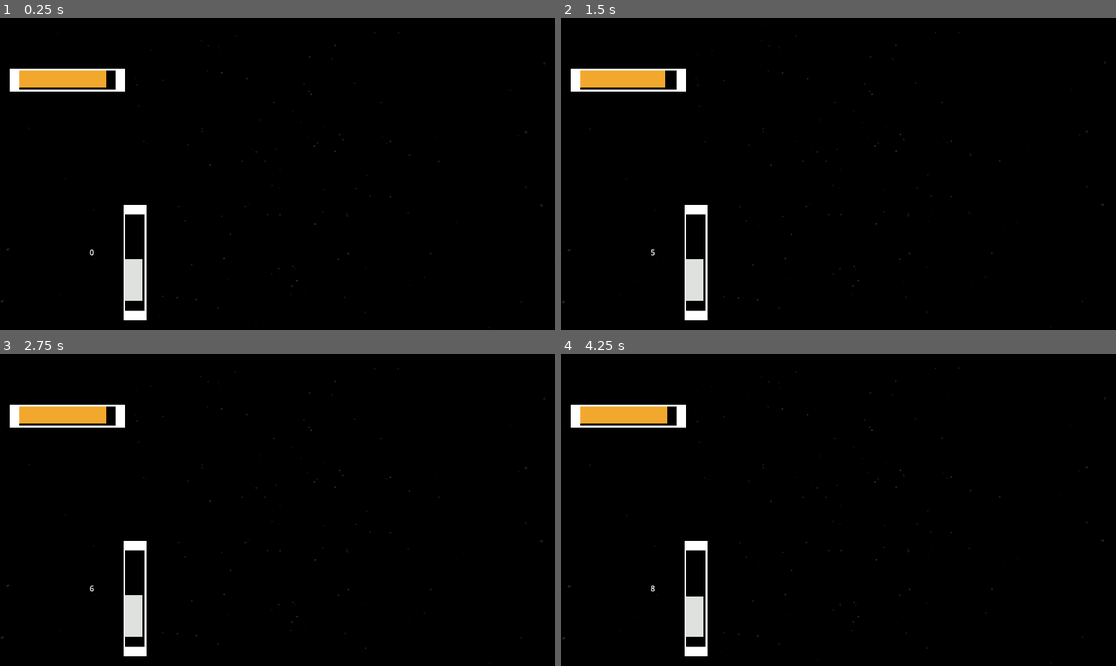
Above: before the commit, frames 1-4 (two rows, left to right).
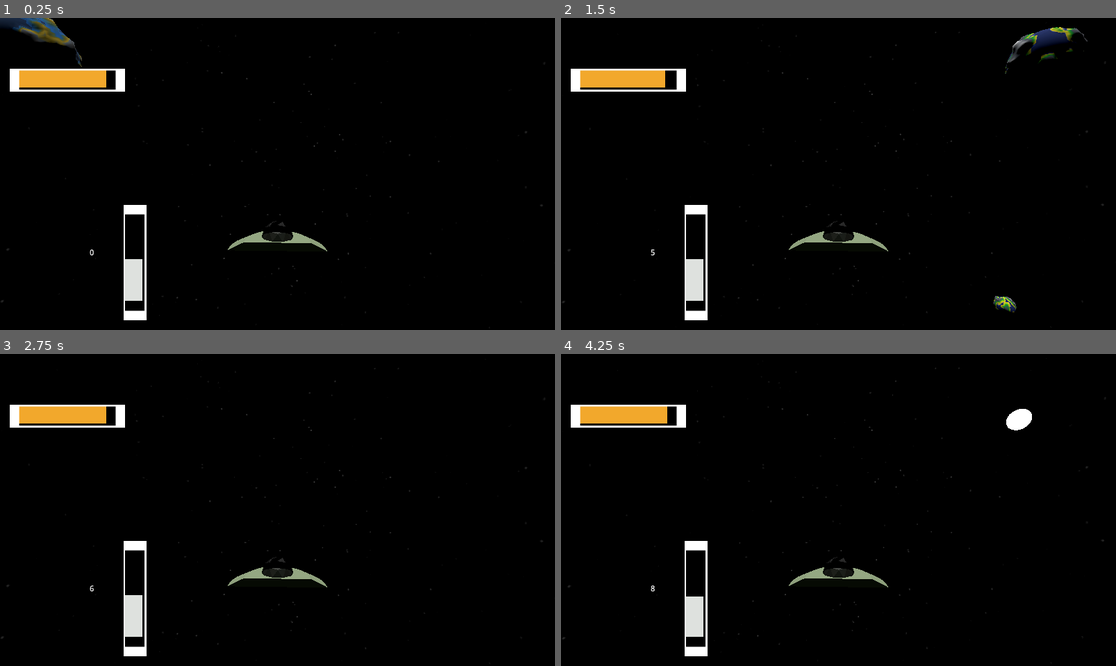
Above: after the commit, the same moments.

Repository: Markall201/LowBudgetSpaceSimGodot
Game: Godot game, scene res://star_system_test.tscn
The game is run twice, just before and just after one commit, with the same random seed, the same clock (stepped at 60 frames per second) and the same inputs. This scene is started directly instead of the project's main scene.
Inputs (mouse positions are in pixels of both pictures, inside the frame that each line leads up to):
- Up to frame 1 (0.25 s): no input
- Up to frame 2 (1.5 s): tap Enter at 0.5 s; move the mouse to (866, 174) at 0.52 s; hold E (Strafe Right) 0.53-1.28 s; tap J (Hyperspace Jump, bound only after the commit) at 0.6, 0.77, 1.07 s; move the mouse to (810, 174) at 1.27 s; hold Q (Strafe Left) from 1.28 s (still down); tap Shift (Boost) at 1.35 s
- Up to frame 3 (2.75 s): tap J (Hyperspace Jump, bound only after the commit) at 1.52, 1.55, 1.82, 2.3 s; move the mouse to (288, 503) at 2.02 s; release Q (Strafe Left) at 2.03 s; hold E (Strafe Right) from 2.03 s (still down); hold Right mouse button (Camera Mouse Toggle) from 2.03 s (still down)
- Up to frame 4 (4.25 s): tap Space (Mouse Lock Toggle) at 2.75 s; move the mouse to (832, 516) at 2.77 s; release Right mouse button (Camera Mouse Toggle) at 2.78 s; tap S (Camera Move Back) at 2.85 s; tap J (Hyperspace Jump, bound only after the commit) at 3.02, 3.05, 3.32, 3.77, 3.8, 4.07 s; move the mouse to (1005, 556) at 3.52 s; release E (Strafe Right) at 3.53 s; hold Q (Strafe Left) from 3.53 s (still down); hold F (Camera Move Down) from 3.53 s (still down); click (1005, 556) at 3.67 s

The runs differ from the first frame. In frame 1, 1.0% of the frame differs, in the area x 0-59%, y 0-75%; in frame 2, 1.1%, in the area x 41-95%, y 2-95%; in frame 3, 0.4%; in frame 4, 0.6%.

Commit message:
Rudimentary jumping between systems using SystemLoader script

Diff:
--- a/Scripts/Player/PlayerShip.gd
+++ b/Scripts/Player/PlayerShip.gd
@@ -32,6 +32,10 @@
 #@export var mouse_curve: Curve
 @export var mouse_sensitivity_x: float = 0.005
 @export var mouse_sensitivity_y: float = 0.005
+
+@export var is_controllable: bool = true
+
+@export var can_jump: bool = true
 
 # multipliers to scale (down) acceleration and torque rotation
 # set to 1 for no effect
@@ -95,7 +99,7 @@
 	yaw1D = 0.0
 
 	# added condition for mouse control toggle
-	if event is InputEventMouseMotion && mouse_control_toggle:
+	if event is InputEventMouseMotion && mouse_control_toggle && is_controllable:
 
 		var viewport_transform: Transform2D = get_tree().root.get_final_transform()
 		# get relative mouse input
@@ -113,7 +117,7 @@
 		#print("mouse_input:" + str(mouse_input) + "\nX: " + str(roll1D) + "\nY: " + str(pitch1D))
 
 	# controller support too
-	elif (event != null):
+	elif (event != null && is_controllable):
 		if (Input.is_action_pressed("Pitch Up")):
 			pitch1D = -Input.get_action_strength("Pitch Up")
 
--- a/Scripts/Procedural Planet Generation/Planet.gd
+++ b/Scripts/Procedural Planet Generation/Planet.gd
@@ -69,7 +69,6 @@
 			# particularly concerned with TerrainFaces
 			var face := child as TerrainFace
 			if face is TerrainFace:
-
 				face.construct_mesh(planet_data)
 				#face.update_textures(planet_data)
 
--- a/Scripts/Procedural Planet Generation/TerrainFace.gd
+++ b/Scripts/Procedural Planet Generation/TerrainFace.gd
@@ -129,7 +129,7 @@
 	if (planet_data.planet_material != null):
 		# update the surface materials - make sure this propagates to the meshes
 		var surface_index:int = _mesh.get_surface_count() -1
-		print("updating material!")
+		#print("updating material!")
 		# ensure materials and shaders are unique - they'll actually be copies of the referenced material
 		#var surface_material: ShaderMaterial = planet_data.planet_material.duplicate()
 		#var surface_shader: Shader = planet_data.planet_material.get_shader().duplicate()
--- a/Scripts/StarSystem.gd
+++ b/Scripts/StarSystem.gd
@@ -1,6 +1,7 @@
 @tool
 extends Node3D
 class_name StarSystem
+
 
 
 @export var seed: int = 0:
@@ -19,12 +20,12 @@
 		number_of_planets = val
 		emit_signal("data_changed")
 
-@export var planet_min_size: int = 50:
+@export var planet_min_size: int = 100:
 	set(val):
 			planet_min_size = val
 			emit_signal("data_changed")
 
-@export var planet_max_size: int = 75:
+@export var planet_max_size: int = 150:
 	set(val):
 			planet_max_size = val
 			emit_signal("data_changed")
@@ -42,9 +43,12 @@
 
 var skybox
 
-# prefabs to load in and modify
+# prefabs to load in, instantiate and modify
 var prefab_star = preload("res://star.tscn")
 var prefab_planet = preload("res://planet.tscn")
+
+# constant reference to prefab of this, for constructor
+const system_prefab: PackedScene = preload("res://star_system.tscn")
 
 var planet_shader = load("res://Assets/Shaders/planet_shader.gdshader")
 
@@ -142,6 +146,18 @@
 func _ready():
 	generate_system()
 
+#
+static func new_system(new_seed):
+
+
+	var new_system = system_prefab.instantiate()
+	new_system.seed = new_seed
+	new_system.rng.seed = new_seed
+	new_system.number_of_stars = new_system.rng.randi_range(1,5)
+	new_system.number_of_planets = new_system.rng.randi_range(0,11)
+
+	return new_system
+
 
 # Called every frame. 'delta' is the elapsed time since the previous frame.
 func _process(delta):
--- /dev/null
+++ b/Scripts/SystemLoader.gd
@@ -0,0 +1,42 @@
+extends Node3D
+
+
+
+var current_system_seed: int
+# object reference to current system
+var current_system_data
+
+# function to handle moving to a new system of which the seed is known
+func change_system(new_seed: int):
+	current_system_seed = new_seed
+	clear_current_system()
+	build_new_system(new_seed)
+
+# a function to remove Planet and Star nodes when rebuilding system
+func clear_current_system():
+	for child in get_children():
+			# particularly concerned with StarSystem
+			if (child is StarSystem):
+				# remove from scene
+				child.queue_free()
+
+# a function to call the constructor for the new system
+# using the new seed
+# and add the instance to the scene tree
+func build_new_system(new_seed):
+# 	instantiate a new StarSystem using constructor
+	var new_system = StarSystem.new_system(new_seed)
+	add_child(new_system)
+	current_system_data = new_system
+
+# for now jump increments seed
+func _input(event):
+	if (Input.is_action_just_pressed("Hyperspace Jump")):
+		funny_jump()
+
+func funny_jump():
+	current_system_seed = current_system_seed + 1
+	change_system(current_system_seed)
+	print("Currently in system:" + str(current_system_seed))
+	print("Number of planets:" + str(current_system_data.number_of_planets))
+	print("Number of stars:" + str(current_system_data.number_of_stars))
--- a/project.godot
+++ b/project.godot
@@ -142,6 +142,12 @@
 "events": [Object(InputEventJoypadMotion,"resource_local_to_scene":false,"resource_name":"","device":-1,"axis":2,"axis_value":1.0,"script":null)
 ]
 }
+"Hyperspace Jump"={
+"deadzone": 0.2,
+"events": [Object(InputEventKey,"resource_local_to_scene":false,"resource_name":"","device":-1,"window_id":0,"alt_pressed":false,"shift_pressed":false,"ctrl_pressed":false,"meta_pressed":false,"pressed":false,"keycode":0,"physical_keycode":74,"key_label":0,"unicode":106,"location":0,"echo":false,"script":null)
+, Object(InputEventJoypadButton,"resource_local_to_scene":false,"resource_name":"","device":-1,"button_index":3,"pressure":0.0,"pressed":true,"script":null)
+]
+}
 
 [physics]
 
--- a/star_system_test.tscn
+++ b/star_system_test.tscn
@@ -1,5 +1,6 @@
-[gd_scene load_steps=7 format=3 uid="uid://cqxipqitsbdq6"]
+[gd_scene load_steps=8 format=3 uid="uid://cqxipqitsbdq6"]
 
+[ext_resource type="Script" uid="uid://o4kvg3626o74" path="res://Scripts/SystemLoader.gd" id="1_03vcy"]
 [ext_resource type="PackedScene" uid="uid://dfikgse3bnwma" path="res://star_system.tscn" id="1_ju6wf"]
 [ext_resource type="PackedScene" uid="uid://c1ukmdoquihnf" path="res://player_ship.tscn" id="2_duhnr"]
 [ext_resource type="Texture2D" uid="uid://dgj4r0ty8ghe8" path="res://Assets/Skyboxes/empty-space-panorama.png" id="3_afk3v"]
@@ -21,10 +22,10 @@
 volumetric_fog_sky_affect = 0.3
 
 [node name="Node3D" type="Node3D"]
+script = ExtResource("1_03vcy")
 
 [node name="DirectionalLight3D" type="DirectionalLight3D" parent="."]
 transform = Transform3D(1, 0, 0, 0, -4.37114e-08, 1, 0, -1, -4.37114e-08, 0, 0, 0)
-light_energy = 0.0
 
 [node name="StarSystem" parent="." instance=ExtResource("1_ju6wf")]
 number_of_planets = 5
Not shown, added: Scripts/SystemLoader.gd.uid
